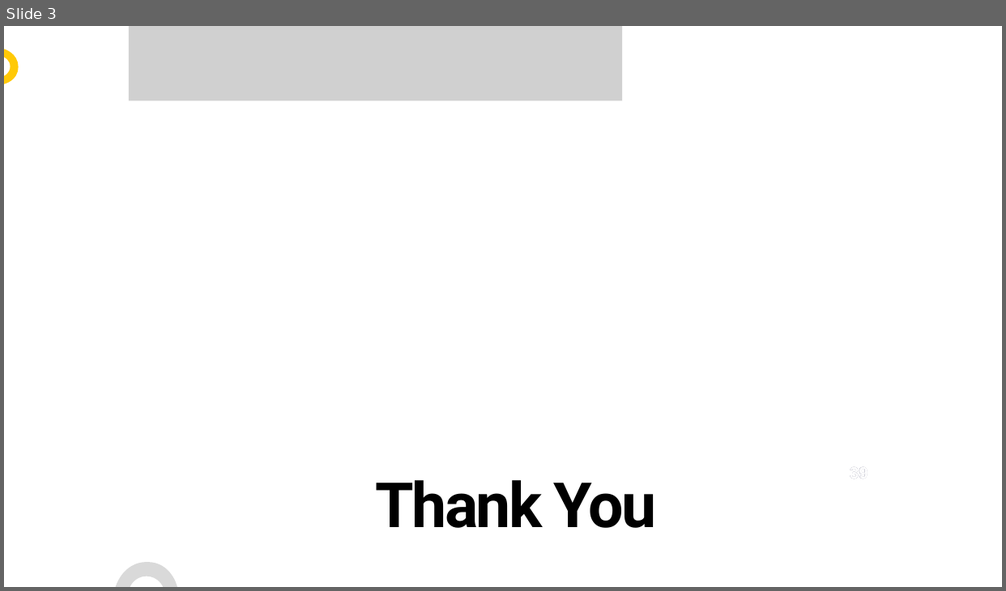
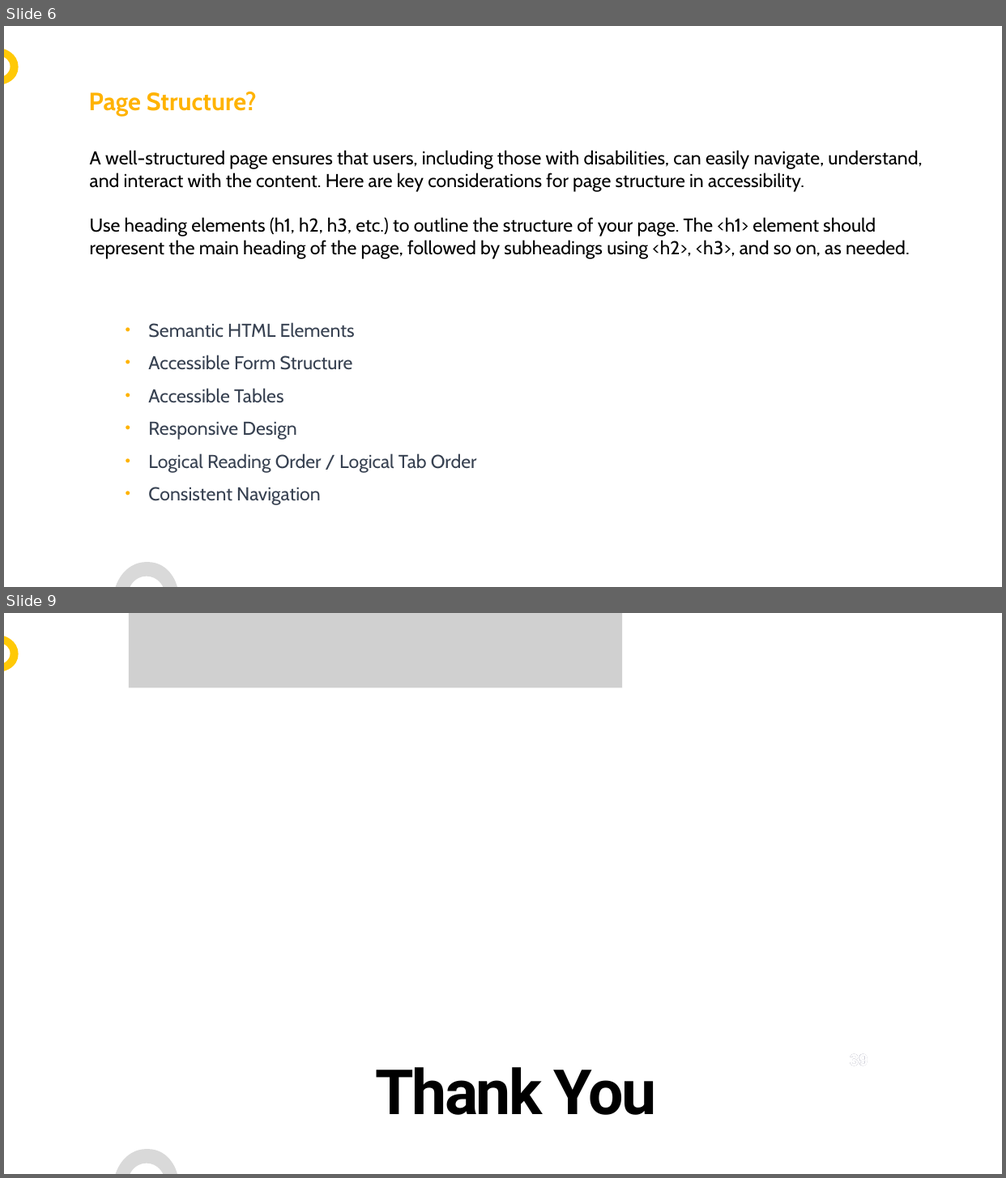
Before and after one commit to ervkgithub/web-accessibility, a slide deck: Acessibility.pptx. Shown one above the other, each under a label of ours: slide 3 before the commit, slides 6 and 9 after it; the slides between them are not shown. The pictures are 1006x591 and 1006x1178 pixels, drawn with LibreOffice and Linux fonts; fonts in the diff are those of the drawing; grey boxes stand for pictures; background and template pictures are left out. Boxes give left, top, right and bottom in pixels: in the first picture for what was removed or moved away, otherwise in the second. Text is boxed around its words. In the diff, an @@ line names an element or a change of style, - is before the commit and + after.

```diff
--- a/Acessibility.pptx
+++ b/Acessibility.pptx
@@ slide 6 added at box(4, 26, 1002, 587), background #FFFFFF; not listed: 2 template elements that a slide beside it also shows @@
@@ text added at box(89, 92, 257, 116), 24 pt, text #FFB300, bold @@
+Page Structure?
@@ text added at box(90, 150, 922, 259), 18 pt, text #000000 @@
+A well-structured page ensures that users, including those with disabilities, can easily navigate, understand, and interact with the content. Here are key considerations for page structure in accessibility.
+Use heading elements (h1, h2, h3, etc.) to outline the structure of your page. The <h1> element should represent the main heading of the page, followed by subheadings using <h2>, <h3>, and so on, as needed.
@@ text added at box(148, 322, 477, 506), 18 pt, text #374151 @@
+• Semantic HTML Elements
+• Accessible Form Structure
+• Accessible Tables
+• Responsive Design
+• Logical Reading Order / Logical Tab Order
+• Consistent Navigation
@@ what was slide 3 is now slide 9 @@
```
Also in this commit, not shown: 1 slide changed, 6 other slides added, 1 slide removed, 2 other files.
